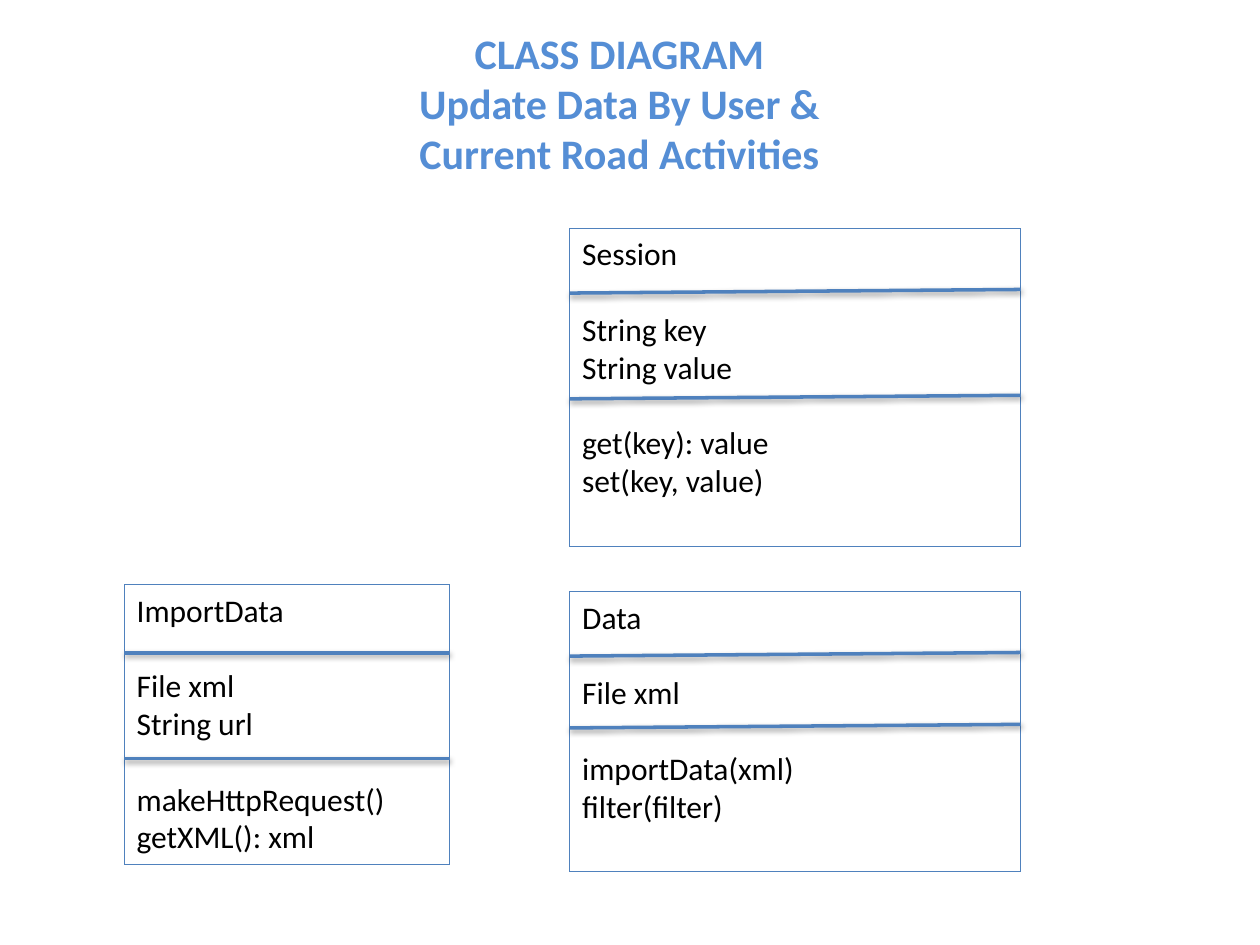
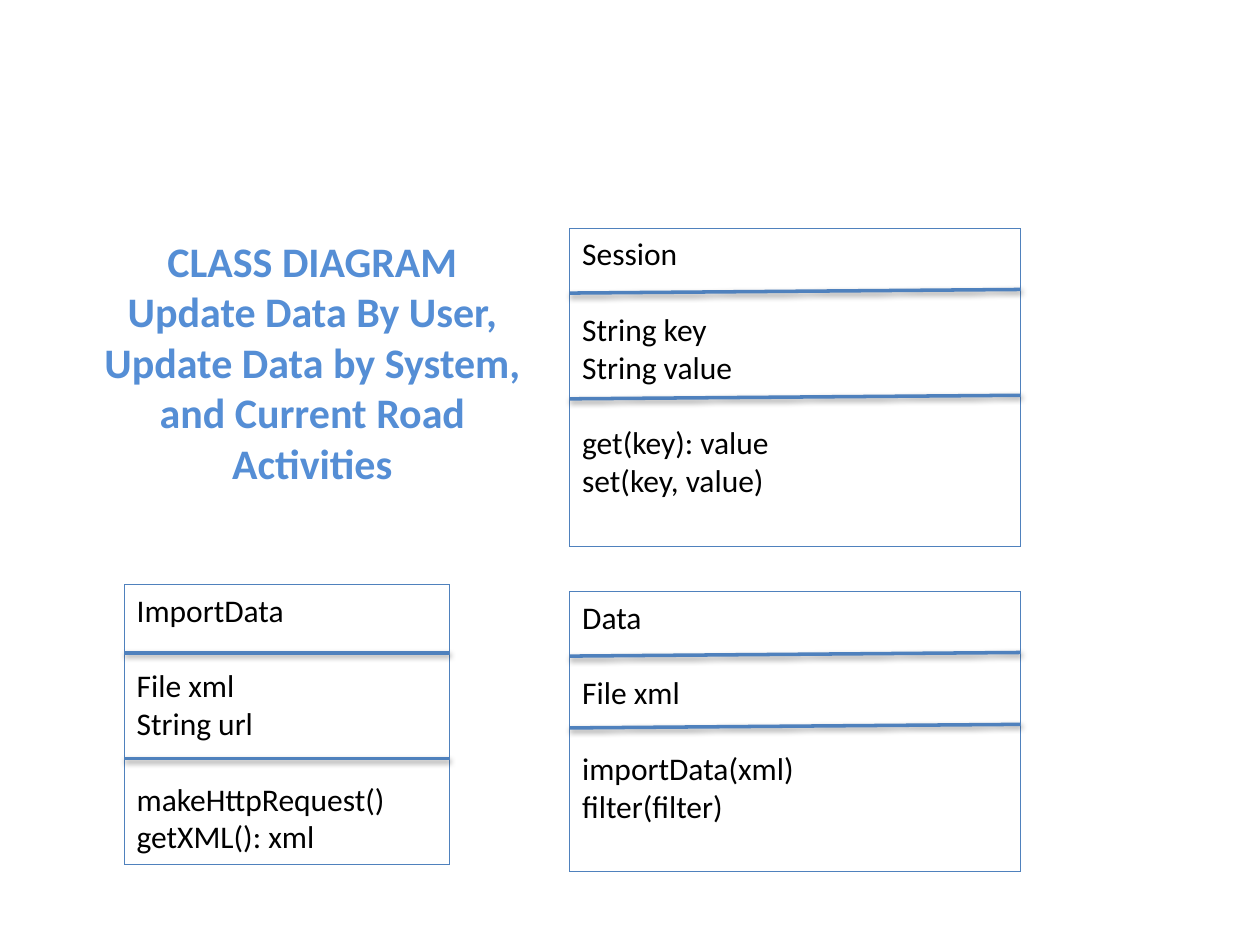
Before and after one commit to niemilkm/csc440-KevinNiemiller, a slide deck: slide 15 of deliverables/iteration2/other/DomainModel_SSD_ClassDiagrams.pptx. Drawn at 1260x945 pixels with LibreOffice and Linux fonts; fonts in the diff are those of the drawing. Boxes give left, top, right and bottom in pixels: in the first picture for what was removed or moved away, otherwise in the second. Text is boxed around its words. In the diff, an @@ line names an element or a change of style, - is before the commit and + after.

Commit message:
Update docs

```diff
--- a/deliverables/iteration2/other/DomainModel_SSD_ClassDiagrams.pptx
+++ b/deliverables/iteration2/other/DomainModel_SSD_ClassDiagrams.pptx
@@ text "CLASS DIAGRAM" moved from (x1=419, y1=41, x2=819, y2=170) to (x1=104, y1=249, x2=520, y2=480) @@
@@ text at (x1=104, y1=297, x2=520, y2=480): text changed @@
-Update Data By User & Current Road Activities
+Update Data By User, Update Data by System, and Current Road Activities
```
